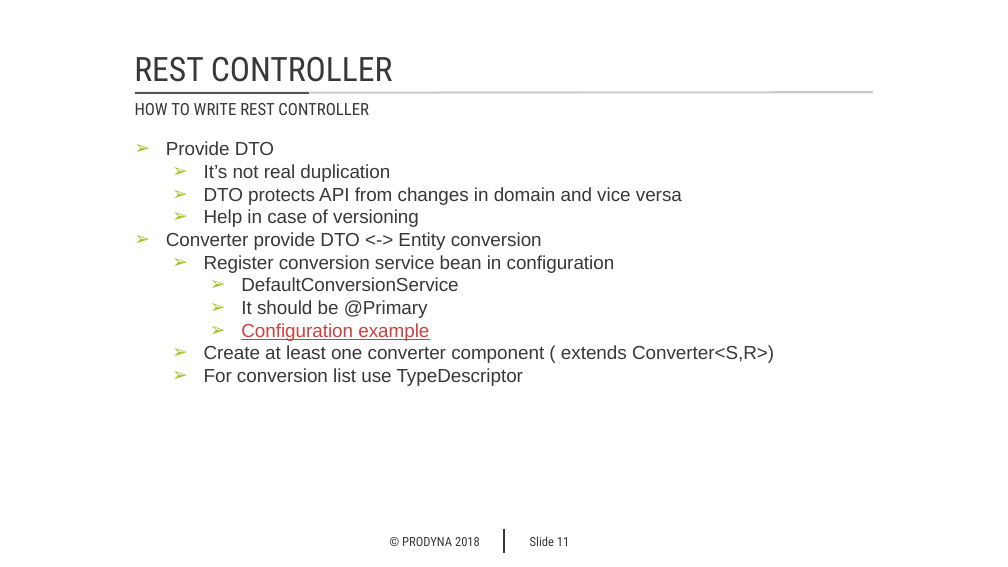
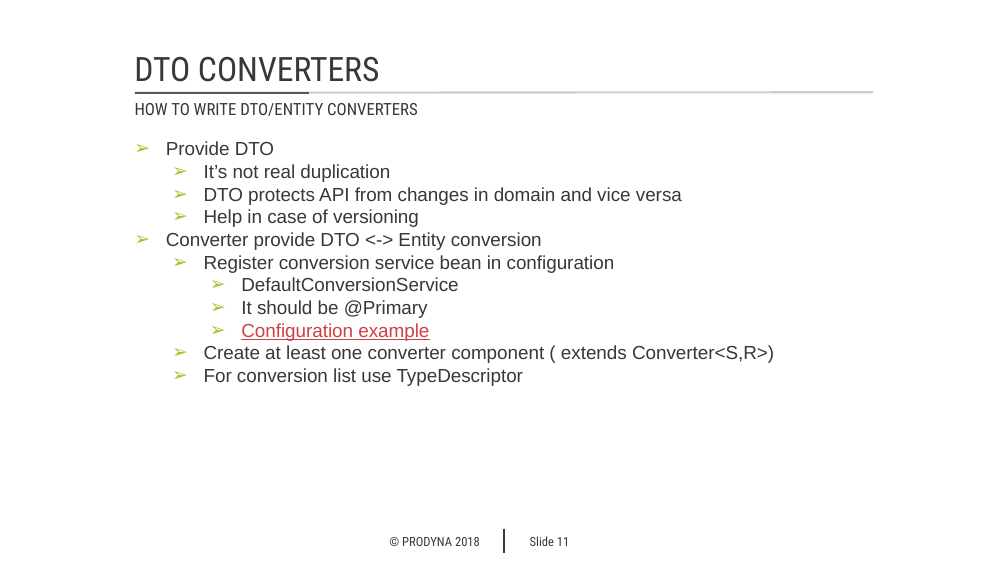
Before and after one commit to markojevtic/spring-boot-workshop, a slide deck: slide 11 of documentation/Spring_HATEOAS.pptx. Drawn at 1008x567 pixels with LibreOffice and Linux fonts; fonts in the diff are those of the drawing; background and template pictures are left out. Boxes give left, top, right and bottom in pixels: in the first picture for what was removed or moved away, otherwise in the second. Text is boxed around its words. In the diff, an @@ line names an element or a change of style, - is before the commit and + after.

```diff
--- a/documentation/Spring_HATEOAS.pptx
+++ b/documentation/Spring_HATEOAS.pptx
@@ text at bbox=[134, 57, 379, 82]: text changed @@
-REST CONTROLLER
+DTO CONVERTERS
@@ text at bbox=[135, 103, 418, 116]: text changed @@
-HOW TO WRITE REST CONTROLLER
+HOW TO WRITE DTO/ENTITY CONVERTERS
```
Also in this commit, not shown: 2 slides added, 5 other files.
